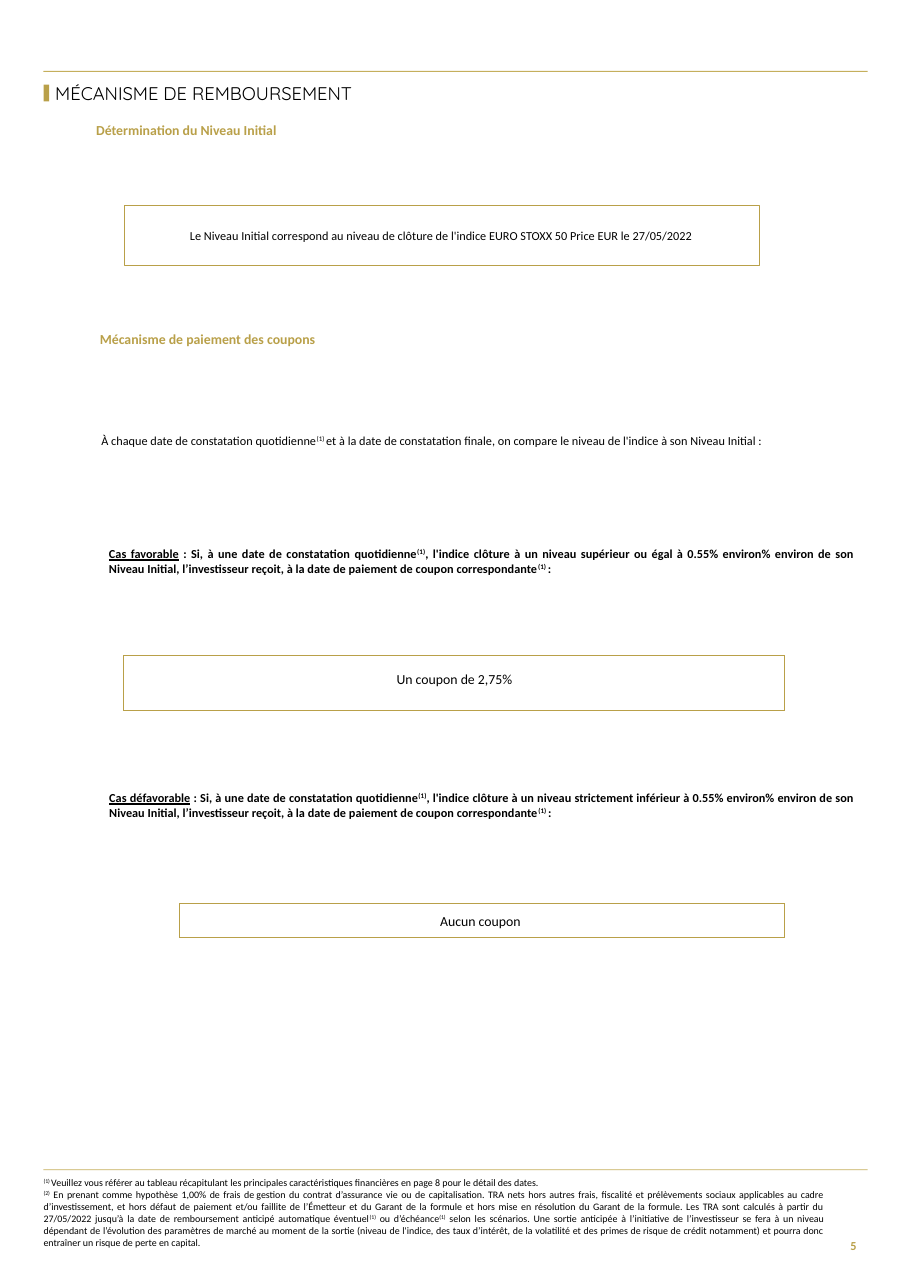
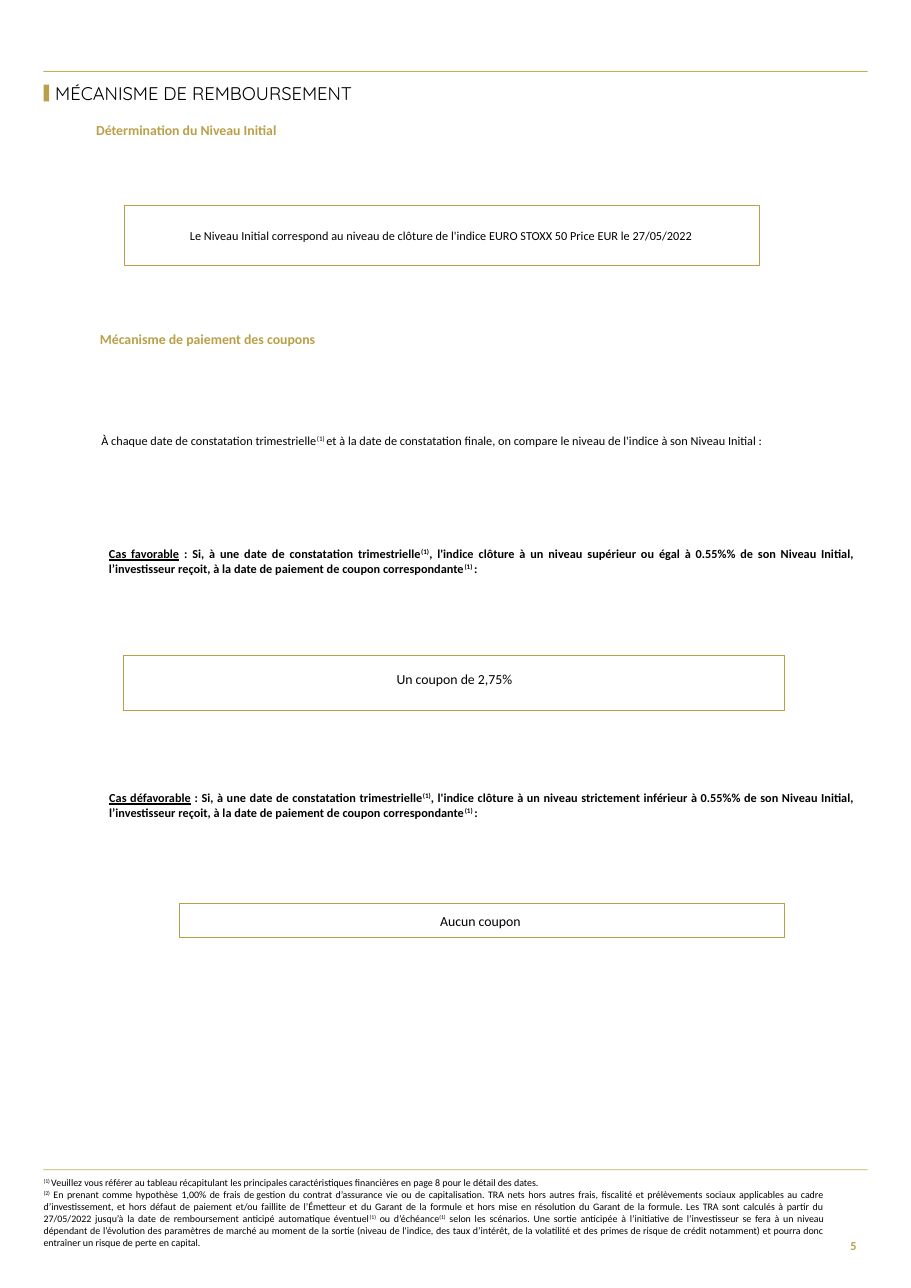
Before and after one commit to guillaumejacquin/Moulinette_Brochure_Equitim, a slide deck: slide 5 of result/Action Credit Agricole 0.8 Degressif MAI 2022- FR0014009S27result.pptx. Drawn at 911x1288 pixels with LibreOffice and Linux fonts; fonts in the diff are those of the drawing; background and template pictures are left out. Boxes give left, top, right and bottom in pixels: in the first picture for what was removed or moved away, otherwise in the second. Text is boxed around its words. In the diff, an @@ line names an element or a change of style, - is before the commit and + after.

```diff
--- a/result/Action Credit Agricole 0.8 Degressif MAI 2022- FR0014009S27result.pptx
+++ b/result/Action Credit Agricole 0.8 Degressif MAI 2022- FR0014009S27result.pptx
@@ text at (x1=101, y1=435, x2=756, y2=447): text changed @@
-À chaque date de constatation quotidienne(1) et à la date de constatation finale, on compare le niveau de l'indice à son Niveau Initial :
+À chaque date de constatation trimestrielle(1) et à la date de constatation finale, on compare le niveau de l'indice à son Niveau Initial :
@@ text at (x1=109, y1=549, x2=853, y2=575): text changed @@
-Cas favorable : Si, à une date de constatation quotidienne(1), l'indice clôture à un niveau supérieur ou égal à 0.55% environ% environ de son Niveau Initial, l’investisseur reçoit, à la date de paiement de coupon correspondante(1) :
+Cas favorable : Si, à une date de constatation trimestrielle(1), l'indice clôture à un niveau supérieur ou égal à 0.55%% de son Niveau Initial, l’investisseur reçoit, à la date de paiement de coupon correspondante(1) :
@@ text at (x1=109, y1=792, x2=853, y2=819): text changed @@
-Cas défavorable : Si, à une date de constatation quotidienne(1), l'indice clôture à un niveau strictement inférieur à 0.55% environ% environ de son Niveau Initial, l’investisseur reçoit, à la date de paiement de coupon correspondante(1) :
+Cas défavorable : Si, à une date de constatation trimestrielle(1), l'indice clôture à un niveau strictement inférieur à 0.55%% de son Niveau Initial, l’investisseur reçoit, à la date de paiement de coupon correspondante(1) :
```
Also in this commit, not shown: 11 other slides changed, 23 other files.
